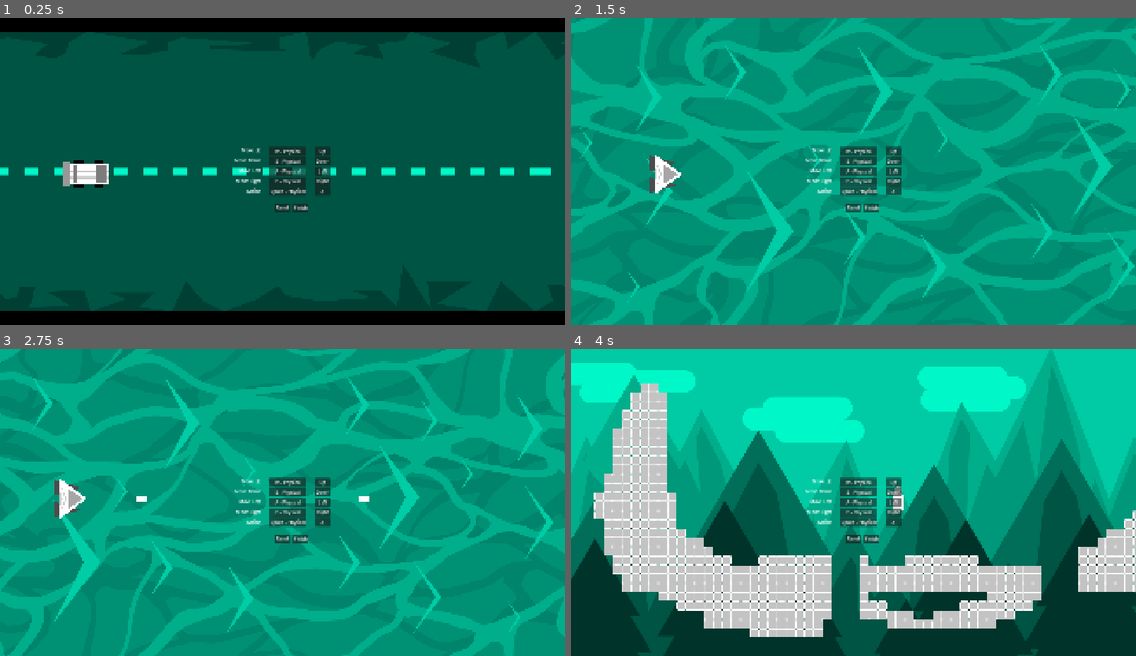
Above: before the commit, frames 1-4 (two rows, left to right).
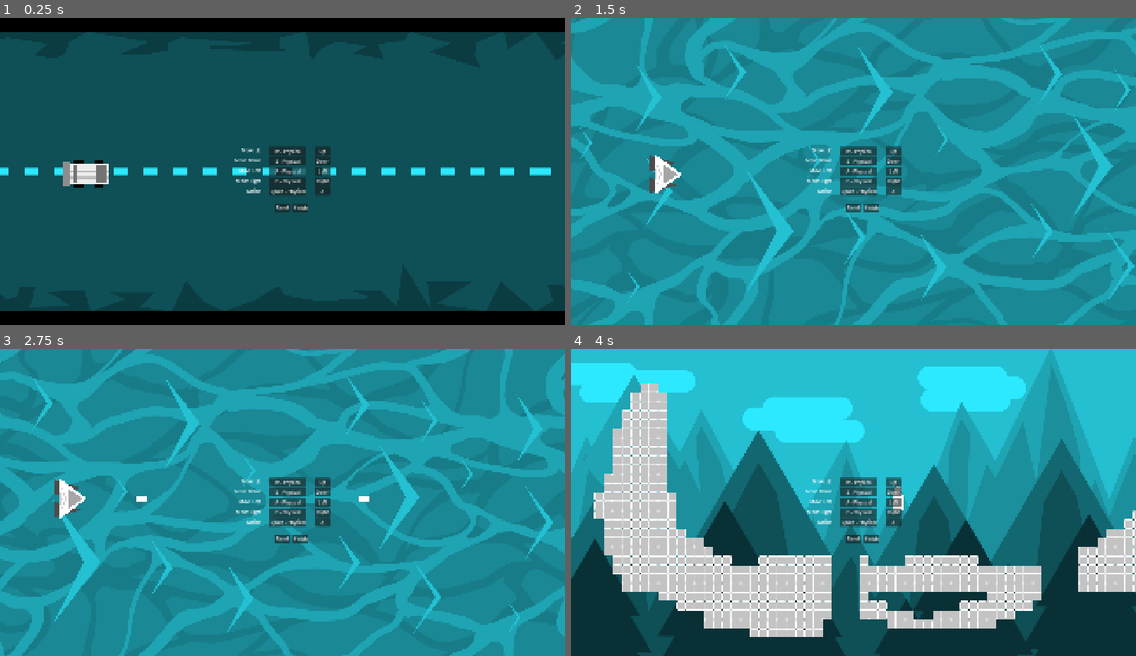
Above: after the commit, the same moments.

Repository: Yuna-Fr/AccessibilityGame
Game: Godot game, scene res://Scenes/Lvl_Circuit.tscn
Two runs of this game, one before a commit and one after it. Both use one fixed random seed, a clock stepped at 60 frames per second and the inputs below.
Inputs (mouse positions are in pixels of both pictures, inside the frame that each line leads up to):
- Up to frame 1 (0.25 s): no input
- Up to frame 2 (1.5 s): tap Enter at 0.5 s; move the mouse to (661, 174) at 0.52 s; hold Space (Action) 0.53-1.28 s; hold D (Move_Right) from 0.53 s (still down); click (661, 174) at 0.67 s; tap W (Move_Up) at 0.77 s; move the mouse to (740, 186) at 1.27 s; tap Q (SwapScene) at 1.35 s
- Up to frame 3 (2.75 s): tap W (Move_Up) at 1.52 s; move the mouse to (339, 434) at 2.02 s; release D (Move_Right) at 2.03 s; hold A (Move_Left) from 2.03 s (still down); hold Space (Action) from 2.03 s (still down)
- Up to frame 4 (4 s): move the mouse to (825, 563) at 2.77 s; release A (Move_Left) at 2.78 s; release Space (Action) at 2.78 s; hold D (Move_Right) from 2.78 s (still down); tap Q (SwapScene) at 2.85 s; click (825, 563) at 2.92 s; tap W (Move_Up) at 3.02, 3.77 s; move the mouse to (1023, 548) at 3.52 s; hold Space (Action) from 3.53 s (still down)

The runs differ from the first frame. In frame 1, 1.1% of the frame differs, in the area x 0-98%, y 48-52%; in frame 2, 98%, in the area x 0-100%, y 0-100%; in frame 3, 98%; in frame 4, 54%.

Commit message:
colors +

Diff:
--- a/project.godot
+++ b/project.godot
@@ -104,7 +104,7 @@
 
 PlayerColorParameter={
 "type": "color",
-"value": Color(1, 1, 1, 1)
+"value": Color(0.93, 0.93, 0.93, 1)
 }
 EnnemyColorParameter={
 "type": "color",
@@ -112,7 +112,7 @@
 }
 BackgroundColorParameter={
 "type": "color",
-"value": Color(0, 0.972549, 0.78431374, 1)
+"value": Color(0.17254902, 0.9137255, 1, 1)
 }
 BulletColorParameter={
 "type": "color",
